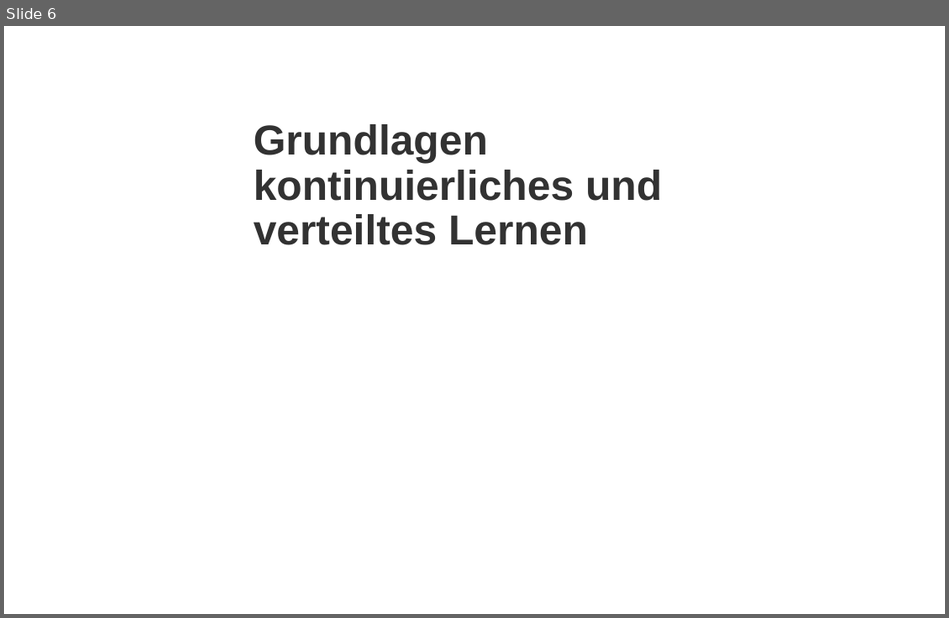
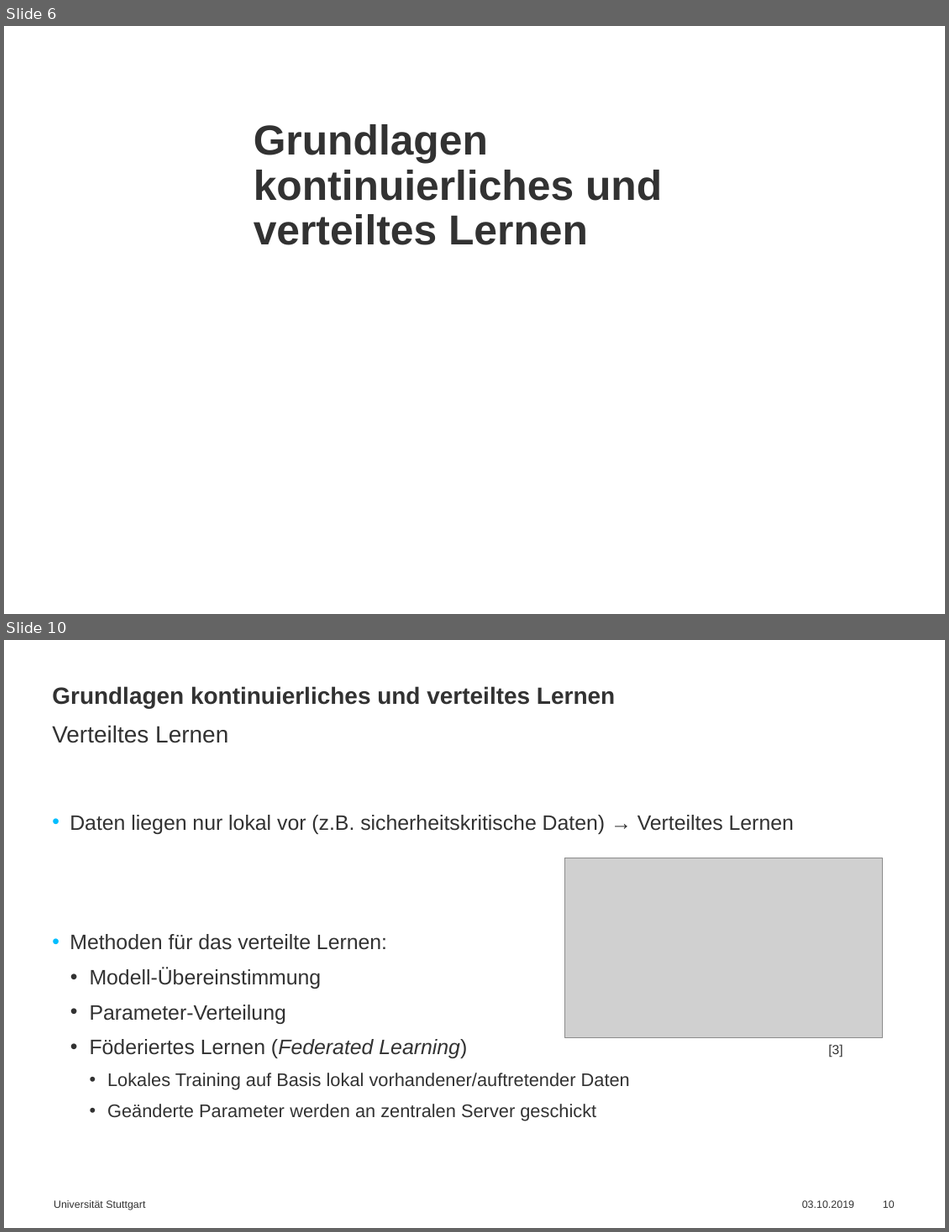
Before and after one commit to simonbuerste/Masterarbeit, a slide deck: Praesentationen/Abschlussvortrag.pptx. Shown one above the other, each under a label of ours: slide 6 before the commit, slides 6 and 10 after it; the slides between them are not shown. The pictures are 949x618 and 949x1232 pixels, drawn with LibreOffice and Linux fonts; fonts in the diff are those of the drawing; grey boxes stand for pictures; background and template pictures are left out. Boxes give left, top, right and bottom in pixels: in the first picture for what was removed or moved away, otherwise in the second. Text is boxed around its words. In the diff, an @@ line names an element or a change of style, - is before the commit and + after.

```diff
--- a/Praesentationen/Abschlussvortrag.pptx
+++ b/Praesentationen/Abschlussvortrag.pptx
@@ slide 10 added at [4,640,945,1228], background #FFFFFF @@
@@ title added at [52,686,615,708], 18 pt, text #323232, bold @@
+Grundlagen kontinuierliches und verteiltes Lernen
@@ text added at [52,725,228,743], 18 pt, text #323232 @@
+Verteiltes Lernen
@@ text added at [70,815,842,1121], 16 pt, text #323232 @@
+• Daten liegen nur lokal vor (z.B. sicherheitskritische Daten) → Verteiltes Lernen
+• Methoden für das verteilte Lernen:
+  • Modell-Übereinstimmung
+  • Parameter-Verteilung
+  • Föderiertes Lernen (Federated Learning) [3]
+    • Lokales Training auf Basis lokal vorhandener/auftretender Daten
+    • Geänderte Parameter werden an zentralen Server geschickt
@@ picture added at [565,858,883,1038] @@
@@ text added at [54,1200,145,1210], 8 pt, text #323232 @@
+Universität Stuttgart
@@ text added at [802,1200,854,1208], 8 pt, text #323232 @@
+03.10.2019
@@ page number added at [883,1200,894,1208], 8 pt, text #323232 @@
+10
```
Also in this commit, not shown: 5 slides changed, 14 other slides added.
